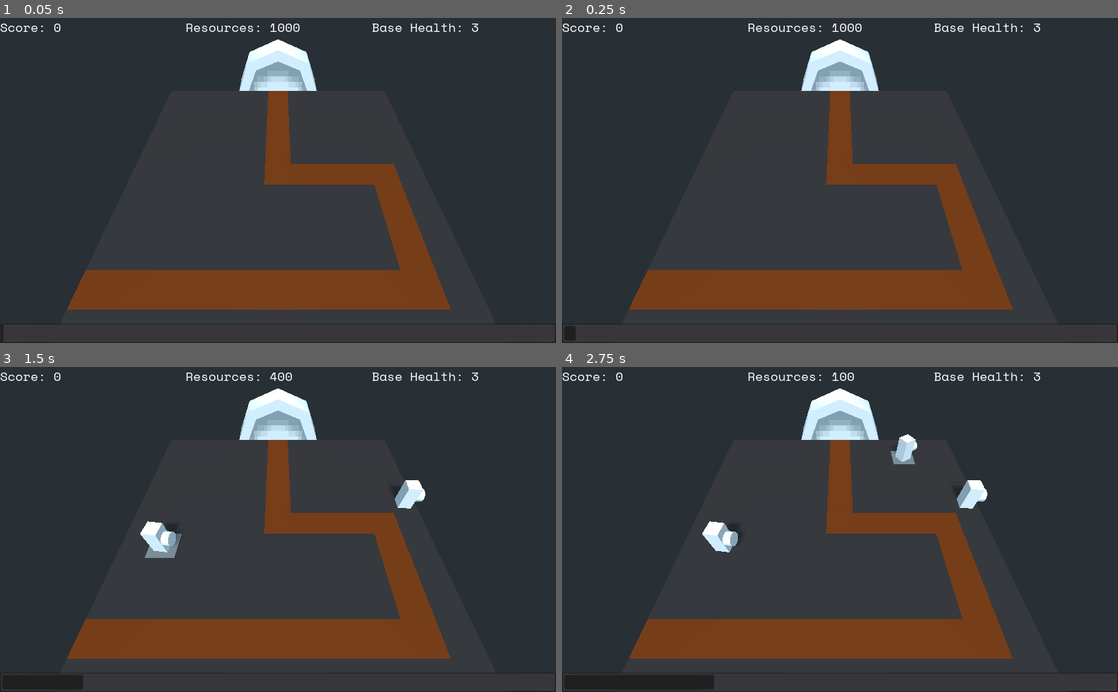
Above: before the commit, frames 1-4 (two rows, left to right).
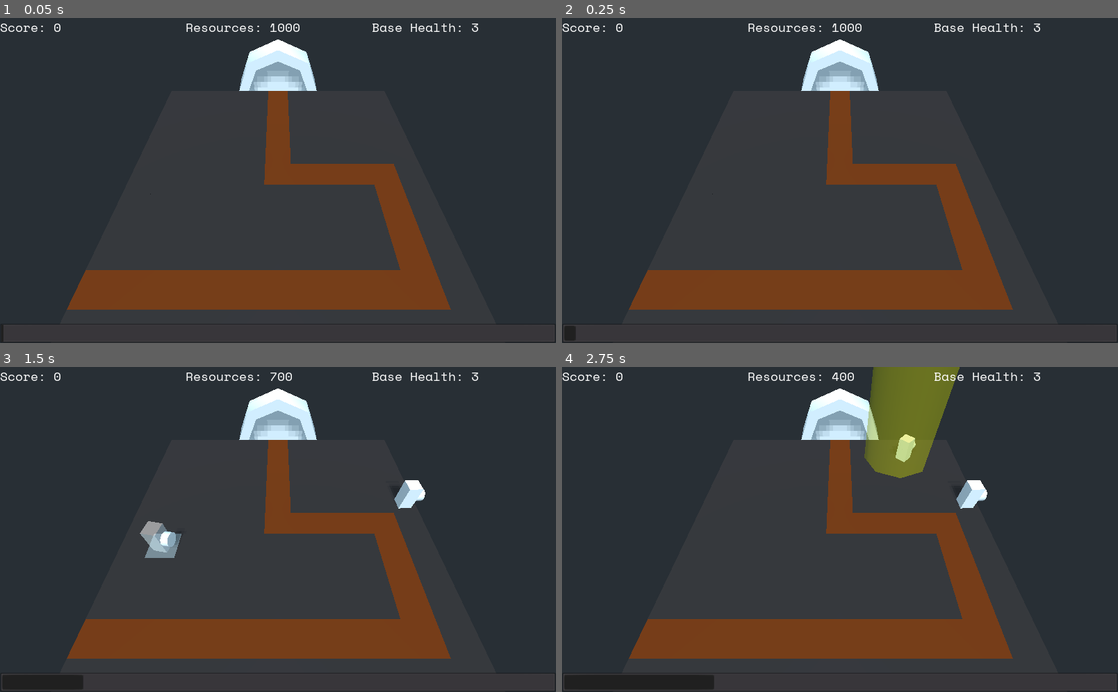
Above: after the commit, the same moments.

Repository: doctor-g/LD51
Game: Godot game, scene res://World.tscn
Two runs of this game, one before a commit and one after it. Both use one fixed random seed, a clock stepped at 60 frames per second and the inputs below.
Inputs (mouse positions are in pixels of both pictures, inside the frame that each line leads up to):
- Up to frame 1 (0.05 s): no input
- Up to frame 2 (0.25 s): no input
- Up to frame 3 (1.5 s): move the mouse to (400, 513) at 0.52 s; hold Space (debug_blow_up_enemy, bound only after the commit) 0.53-1.28 s; tap Mouse wheel up (switch_mode, bound only after the commit) at 0.6, 1.35 s; click (400, 513) at 0.67 s; move the mouse to (166, 545) at 1.27 s; click (166, 545) at 1.42 s
- Up to frame 4 (2.75 s): move the mouse to (895, 458) at 2.02 s; hold Space (debug_blow_up_enemy, bound only after the commit) from 2.03 s (still down); tap Mouse wheel up (switch_mode, bound only after the commit) at 2.1 s; click (895, 458) at 2.17 s

The runs differ from the first frame. In frame 1, less than 0.1% of the frame differs, in the area x 54-57%, y 10-17%; in frame 2, less than 0.1%; in frame 3, 0.3%; in frame 4, 4.7%, in the area x 25-77%, y 0-58%.

Commit message:
Spawn shards that can be collected with the beam

Diff:
--- /dev/null
+++ b/project/Beam/Beam.gd
@@ -0,0 +1,33 @@
+extends Area
+
+const _SHARD_PICKUP_HEIGHT = 3
+const _SHARD_PICKUP_SPEED = 1.5
+const _Particles := preload("res://Beam/CollectionParticles.tscn")
+
+var _attracting_shards := []
+
+func _on_Beam_body_entered(body:RigidBody):
+	if body is Shard and _attracting_shards.find(body)==-1:
+		_attracting_shards.append(body)
+		body.mode = RigidBody.MODE_KINEMATIC
+
+
+func _on_Beam_body_exited(body:RigidBody):
+	var index = _attracting_shards.find(body)
+	if body is Shard and index != -1:
+		_attracting_shards.remove(index)
+		body.mode = RigidBody.MODE_RIGID
+
+
+func _physics_process(delta):
+	for shard in _attracting_shards:
+		shard.global_translate(Vector3.UP * _SHARD_PICKUP_SPEED * delta)
+		if shard.global_translation.y >= _SHARD_PICKUP_HEIGHT:
+			var particles = _Particles.instance()
+			add_child(particles)
+			particles.global_translation = shard.global_translation
+			particles.one_shot = true
+			shard.queue_free()
+			Global.resources += 50
+			yield(get_tree().create_timer(0.5), "timeout")
+			particles.queue_free()
--- /dev/null
+++ b/project/Beam/Beam.tscn
@@ -0,0 +1,28 @@
+[gd_scene load_steps=4 format=2]
+
+[ext_resource path="res://Beam/Beam.gd" type="Script" id=1]
+
+[sub_resource type="SpatialMaterial" id=1]
+flags_transparent = true
+albedo_color = Color( 1, 0.913725, 0, 0.392157 )
+
+[sub_resource type="CylinderShape" id=2]
+height = 10.0
+radius = 1.5
+
+[node name="Beam" type="Area"]
+input_ray_pickable = false
+script = ExtResource( 1 )
+
+[node name="CSGCylinder" type="CSGCylinder" parent="."]
+transform = Transform( 1, 0, 0, 0, 1, 0, 0, 0, 1, 0, 5, 0 )
+radius = 1.5
+height = 10.0
+material = SubResource( 1 )
+
+[node name="CollisionShape" type="CollisionShape" parent="."]
+transform = Transform( 1, 0, 0, 0, 1, 0, 0, 0, 1, 0, 5, 0 )
+shape = SubResource( 2 )
+
+[connection signal="body_entered" from="." to="." method="_on_Beam_body_entered"]
+[connection signal="body_exited" from="." to="." method="_on_Beam_body_exited"]
--- /dev/null
+++ b/project/Beam/CollectionParticles.tscn
@@ -0,0 +1,22 @@
+[gd_scene load_steps=3 format=2]
+
+[sub_resource type="SphereMesh" id=1]
+radius = 0.05
+height = 0.05
+radial_segments = 16
+rings = 8
+
+[sub_resource type="Gradient" id=2]
+colors = PoolColorArray( 1, 1, 1, 1, 1, 1, 1, 0.0862745 )
+
+[node name="CPUParticles" type="CPUParticles"]
+explosiveness = 0.85
+mesh = SubResource( 1 )
+emission_shape = 1
+emission_sphere_radius = 0.2
+direction = Vector3( 0, 1, 0 )
+spread = 0.0
+gravity = Vector3( 0, 0, 0 )
+initial_velocity = 10.0
+initial_velocity_random = 0.5
+color_ramp = SubResource( 2 )
--- /dev/null
+++ b/project/Common/Shard.gd
@@ -0,0 +1 @@
+class_name Shard extends RigidBody
--- /dev/null
+++ b/project/Common/Shard.tscn
@@ -0,0 +1,19 @@
+[gd_scene load_steps=3 format=2]
+
+[ext_resource path="res://Common/Shard.gd" type="Script" id=1]
+
+[sub_resource type="BoxShape" id=1]
+extents = Vector3( 0.1, 0.1, 0.1 )
+
+[node name="Shard" type="RigidBody"]
+collision_layer = 8
+collision_mask = 9
+script = ExtResource( 1 )
+
+[node name="CSGBox" type="CSGBox" parent="."]
+width = 0.2
+height = 0.2
+depth = 0.2
+
+[node name="CollisionShape" type="CollisionShape" parent="."]
+shape = SubResource( 1 )
--- a/project/Enemies/Sphere.gd
+++ b/project/Enemies/Sphere.gd
@@ -1,4 +1,6 @@
 extends Spatial
+
+signal destroyed(position)
 
 export var health := 100.0
 export var points := 100
@@ -16,4 +18,6 @@
 		Global.score += points
 		Global.resources += resources
 		_destroyed = true
+		emit_signal("destroyed")
+
 		queue_free()
--- a/project/Level/Level.gd
+++ b/project/Level/Level.gd
@@ -1,9 +1,12 @@
 extends Spatial
 tool
 
+enum Mode { BEAM, DEFENSE }
+
 const _Tile := preload("res://Level/Tile.tscn")
 
 const _ENEMY_SPAWN_POINT := Vector2(-1,9)
+const _SHARD_FORCE := 100
 
 const _PATH := [
 	Vector2(0,9),
@@ -38,6 +41,15 @@
 var _path := Path.new()
 var _preview_mesh : Spatial
 var _defenses := []
+var _enemies := []
+
+# Single-selection model for the tile
+var _tile : Spatial
+var _mode = Mode.DEFENSE
+var _mouse_pos : Vector3
+
+onready var _shards := $Shards
+onready var _beam := preload("res://Beam/Beam.tscn").instance()
 
 
 func _enter_tree():
@@ -45,11 +57,13 @@
 	var min_x := -width / 2
 	# warning-ignore:integer_division
 	var min_z := -height / 2
+
+	var tiles_node := $Tiles
 
 	for i in width:
 		for j in height:
 			var tile : Spatial = _Tile.instance()
-			add_child(tile)
+			tiles_node.add_child(tile)
 			tile.translation = Vector3(min_x+i, 0, min_z+j)
 	#		print(tile.translation)
 			if _PATH.find(Vector2(i,j)) >= 0:
@@ -61,6 +75,8 @@
 			tile.connect("mouse_exited", self, "_on_Tile_mouse_exited", [tile])
 			# warning-ignore:return_value_discarded
 			tile.connect("clicked", self, "_on_Tile_clicked", [tile])
+			# warning-ignore:return_value_discarded
+			tile.connect("mouse_moved", self, "_on_Tile_mouse_moved")
 
 
 	var base : Spatial = preload("res://Level/Base.tscn").instance()
@@ -81,6 +97,25 @@
 	for point in _PATH:
 		_path.curve.add_point(Vector3(point.x, 0, point.y))
 	add_child(_path)
+
+
+func _process(_delta):
+	if not Engine.is_editor_hint():
+		if Input.is_action_just_pressed("debug_blow_up_enemy") and _enemies.size()>0:
+			_enemies[0].damage(10000)
+
+		if Input.is_action_just_released("switch_mode"):
+			if _mode == Mode.BEAM:
+				remove_child(_beam)
+				_mode = Mode.DEFENSE
+				if _tile and not _tile.has_preview() and not _tile.has_defense():
+					_show_preview(_tile)
+			else:
+				if _tile:
+					_stop_hover(_tile)
+				add_child(_beam)
+				_beam.global_translation = _mouse_pos
+				_mode = Mode.BEAM
 
 
 func _on_SpawnTimer_timeout():
@@ -88,6 +123,11 @@
 	_path.add_child(path_follow)
 	var sphere :Spatial = preload("res://Enemies/Sphere.tscn").instance()
 	path_follow.add_child(sphere)
+	_enemies.append(sphere)
+	# warning-ignore:return_value_discarded
+	sphere.connect("destroyed", self, "_on_Sphere_destroyed", [sphere])
+	# warning-ignore:return_value_discarded
+	sphere.connect("tree_exiting", self, "_on_Sphere_tree_exiting", [sphere])
 
 	var tween := get_tree().create_tween()
 	# warning-ignore:return_value_discarded
@@ -95,6 +135,12 @@
 
 
 func _on_Tile_mouse_entered(tile:Spatial)->void:
+	_tile = tile
+	if _mode==Mode.DEFENSE:
+		_show_preview(tile)
+
+
+func _show_preview(tile:Spatial)->void:
 	tile.hovered = true
 
 	if _preview_mesh==null:
@@ -105,12 +151,20 @@
 
 
 func _on_Tile_mouse_exited(tile:Spatial)->void:
+	_stop_hover(tile)
+	_tile = null
+
+
+func _stop_hover(tile:Spatial):
 	if is_instance_valid(_preview_mesh) and _preview_mesh.get_parent():
 		tile.remove_preview()
 	tile.hovered = false
 
 
 func _on_Tile_clicked(tile:Spatial)->void:
+	if _mode != Mode.DEFENSE:
+		return
+
 	var TURRET_COST := 300
 	# TODO: Extract cost
 	if not tile.has_defense() and Global.resources > TURRET_COST:
@@ -146,3 +200,28 @@
 	var defense :Spatial = _defenses[defense_index]
 	_defenses.remove(defense_index)
 	defense.queue_free()
+
+
+func _on_Sphere_destroyed(sphere:Spatial)->void:
+	for i in 3:
+		var shard : RigidBody = preload("res://Common/Shard.tscn").instance()
+		shard.name = "Shard"
+		_shards.add_child(shard)
+		shard.global_translation = sphere.global_translation + Vector3(0,0.5,0)
+		shard.rotation = Vector3(randf(),randf(),randf()) * TAU
+		shard.add_force(Vector3(1,1,0).rotated(Vector3.UP, randf()*TAU) * _SHARD_FORCE, Vector3.ZERO)
+
+
+func _on_Sphere_tree_exiting(sphere:Spatial)->void:
+	_enemies.remove(_enemies.find(sphere))
+
+
+func _on_LiveShardArea_body_exited(body:PhysicsBody):
+	if body is Shard:
+		body.queue_free()
+
+
+func _on_Tile_mouse_moved(position:Vector3)->void:
+	_mouse_pos = position
+	if _mode==Mode.BEAM:
+		_beam.translation = position
--- a/project/Level/Level.tscn
+++ b/project/Level/Level.tscn
@@ -1,6 +1,9 @@
-[gd_scene load_steps=2 format=2]
+[gd_scene load_steps=3 format=2]
 
 [ext_resource path="res://Level/Level.gd" type="Script" id=1]
+
+[sub_resource type="BoxShape" id=1]
+extents = Vector3( 8, 3, 7 )
 
 [node name="Level" type="Spatial"]
 script = ExtResource( 1 )
@@ -9,4 +12,16 @@
 wait_time = 3.0
 autostart = true
 
+[node name="Tiles" type="Spatial" parent="."]
+
+[node name="Shards" type="Spatial" parent="."]
+
+[node name="LiveShardArea" type="Area" parent="."]
+collision_layer = 0
+collision_mask = 8
+
+[node name="CollisionShape" type="CollisionShape" parent="LiveShardArea"]
+shape = SubResource( 1 )
+
 [connection signal="timeout" from="SpawnTimer" to="." method="_on_SpawnTimer_timeout"]
+[connection signal="body_exited" from="LiveShardArea" to="." method="_on_LiveShardArea_body_exited"]
--- a/project/Level/Tile.gd
+++ b/project/Level/Tile.gd
@@ -3,6 +3,7 @@
 signal mouse_entered
 signal mouse_exited
 signal clicked
+signal mouse_moved(position)
 
 const TURRET_COST := 300
 
@@ -35,12 +36,19 @@
 
 
 func remove_preview()->void:
-	assert(_preview_slot.get_child_count()==1)
-	_preview_slot.remove_child(_preview_slot.get_child(0))
+	# Normally, this method should not be called unless this is a safe
+	# call, but with the addition of beams, the state management
+	# got a little weird.
+	if _preview_slot.get_child_count() > 0:
+		_preview_slot.remove_child(_preview_slot.get_child(0))
 
 
 func has_defense()->bool:
 	return _defense_slot.get_child_count() > 0
+
+
+func has_preview()->bool:
+	return _preview_slot.get_child_count() > 0
 
 
 func _on_StaticBody_mouse_entered():
@@ -58,8 +66,12 @@
 	_box.material = hover_material if hovered else default_material
 
 
-func _on_StaticBody_input_event(_camera, event, _position, _normal, _shape_idx):
+func _on_StaticBody_input_event(_camera, event, position, _normal, _shape_idx):
+	if event is InputEventMouseMotion:
+		emit_signal("mouse_moved", position)
+
 	if event is InputEventMouseButton \
+		and event.button_index == BUTTON_LEFT\
 		and event.pressed \
 		and selectable:
 
--- a/project/project.godot
+++ b/project/project.godot
@@ -7,6 +7,16 @@
 ;   param=value ; assign values to parameters
 
 config_version=4
+
+_global_script_classes=[ {
+"base": "RigidBody",
+"class": "Shard",
+"language": "GDScript",
+"path": "res://Common/Shard.gd"
+} ]
+_global_script_class_icons={
+"Shard": ""
+}
 
 [application]
 
@@ -27,11 +37,26 @@
 
 common/drop_mouse_on_gui_input_disabled=true
 
+[input]
+
+debug_blow_up_enemy={
+"deadzone": 0.5,
+"events": [ Object(InputEventKey,"resource_local_to_scene":false,"resource_name":"","device":0,"alt":false,"shift":false,"control":false,"meta":false,"command":false,"pressed":false,"scancode":32,"physical_scancode":0,"unicode":0,"echo":false,"script":null)
+ ]
+}
+switch_mode={
+"deadzone": 0.5,
+"events": [ Object(InputEventMouseButton,"resource_local_to_scene":false,"resource_name":"","device":0,"alt":false,"shift":false,"control":false,"meta":false,"command":false,"button_mask":0,"position":Vector2( 0, 0 ),"global_position":Vector2( 0, 0 ),"factor":1.0,"button_index":4,"pressed":false,"doubleclick":false,"script":null)
+, Object(InputEventMouseButton,"resource_local_to_scene":false,"resource_name":"","device":0,"alt":false,"shift":false,"control":false,"meta":false,"command":false,"button_mask":0,"position":Vector2( 0, 0 ),"global_position":Vector2( 0, 0 ),"factor":1.0,"button_index":5,"pressed":false,"doubleclick":false,"script":null)
+ ]
+}
+
 [layer_names]
 
 3d_physics/layer_1="World"
 3d_physics/layer_2="Enemies"
 3d_physics/layer_3="Projectiles"
+3d_physics/layer_4="Shards"
 
 [physics]
 
